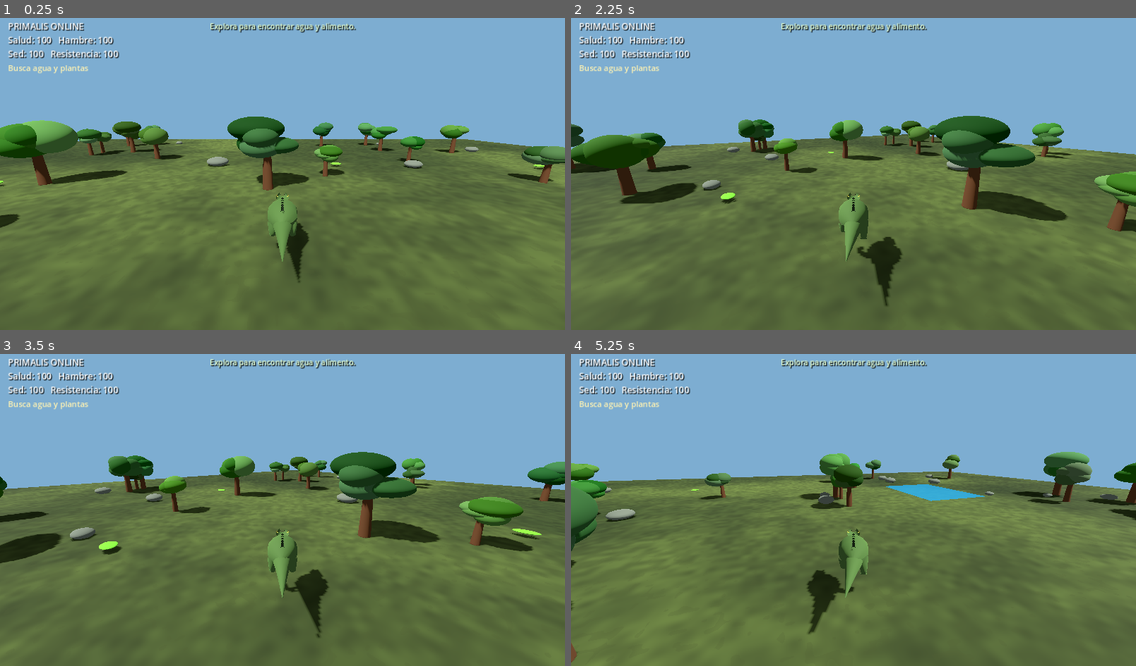
Above: before the commit, frames 1-4 (two rows, left to right).
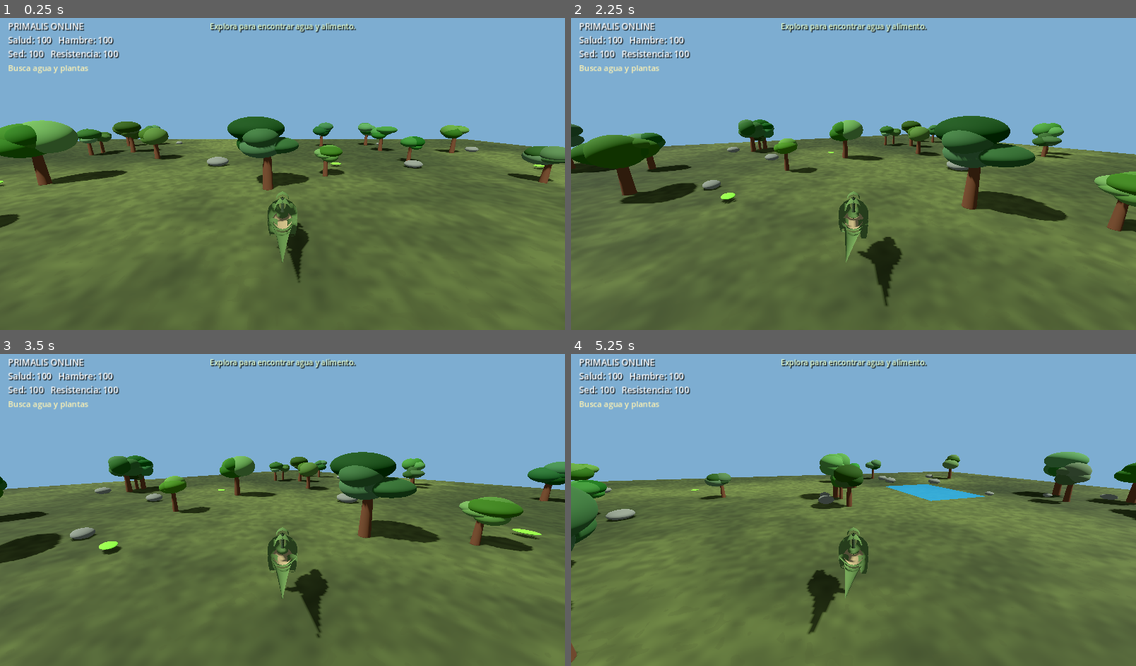
Above: after the commit, the same moments.

Repository: misael546/PrimalisOnline
Game: Godot game, scene res://scenes/main.tscn
Two runs of this game, one before a commit and one after it. Both use one fixed random seed, a clock stepped at 60 frames per second and the inputs below.
Inputs (mouse positions are in pixels of both pictures, inside the frame that each line leads up to):
- Up to frame 1 (0.25 s): no input
- Up to frame 2 (2.25 s): tap Enter at 0.5 s; move the mouse to (977, 155) at 0.52 s; hold D (move_right) 0.53-1.25 s; tap E at 0.6, 2.1 s; click (977, 155) at 0.67 s; drag from (740, 186) to (825, 236) at 1.27 s; tap Space at 2 s; move the mouse to (910, 102) at 2.02 s; hold D (move_right) from 2.03 s (still down)
- Up to frame 3 (3.5 s): release D (move_right) at 2.75 s; drag from (254, 572) to (113, 460) at 2.77 s
- Up to frame 4 (5.25 s): tap Enter at 3.5 s; move the mouse to (1023, 553) at 3.52 s; hold A (move_left) 3.53-4.25 s; tap E at 3.6, 5.1 s; drag from (684, 460) to (768, 428) at 4.27 s; tap Space at 5 s; move the mouse to (881, 506) at 5.02 s; hold S (move_back) from 5.03 s (still down); click (881, 506) at 5.17 s

The runs differ from the first frame. In frame 1, 0.5% of the frame differs, in the area x 47-54%, y 55-79%; in frame 2, 0.5%; in frame 3, 0.5%, in the area x 47-58%, y 55-79%; in frame 4, 0.5%.

Commit message:
fix: orient procedural dinosaur mesh normals outward

Diff:
--- a/scripts/player.gd
+++ b/scripts/player.gd
@@ -105,8 +105,8 @@
 			var p01 := _ring_point(points[ring], radii[ring], a1, along_z)
 			var p10 := _ring_point(points[ring+1], radii[ring+1], a0, along_z)
 			var p11 := _ring_point(points[ring+1], radii[ring+1], a1, along_z)
-			st.add_vertex(p00); st.add_vertex(p10); st.add_vertex(p11)
-			st.add_vertex(p00); st.add_vertex(p11); st.add_vertex(p01)
+			st.add_vertex(p00); st.add_vertex(p11); st.add_vertex(p10)
+			st.add_vertex(p00); st.add_vertex(p01); st.add_vertex(p11)
 	st.generate_normals()
 	return st.commit()
 
